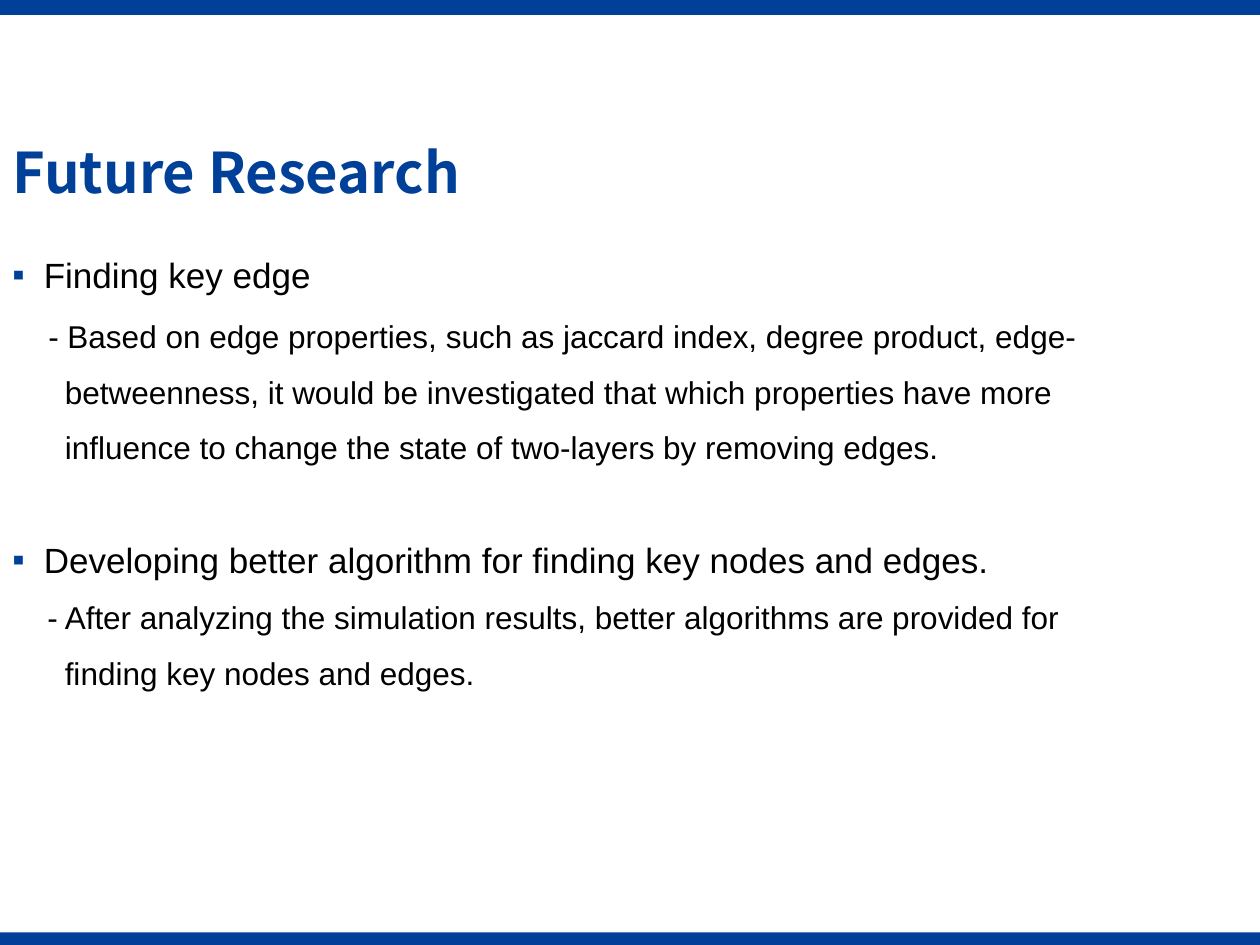
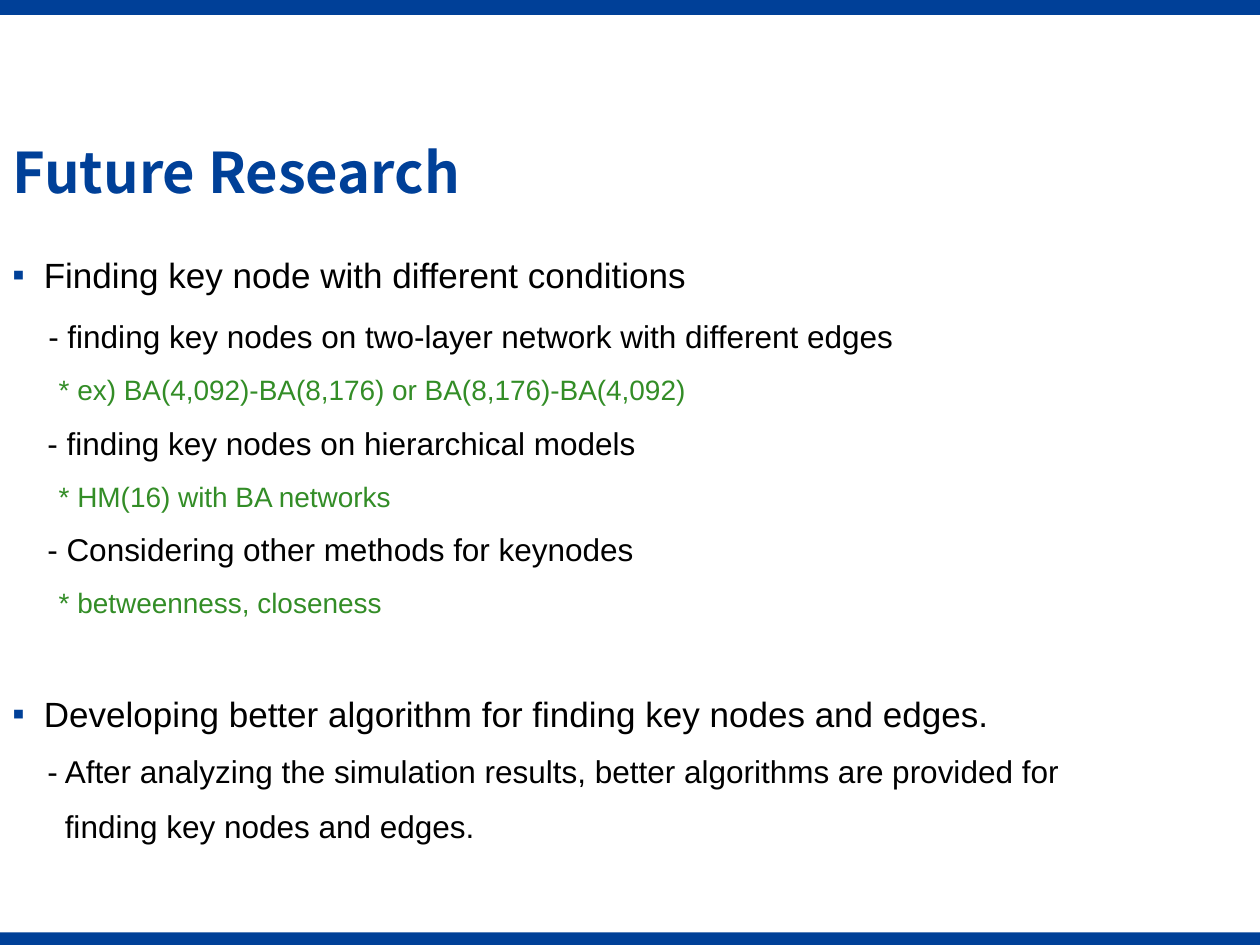
Before and after one commit to leighsix/thesisgit, a slide deck: slide 12 of progress12.pptx. Drawn at 1260x945 pixels with LibreOffice and Linux fonts; fonts in the diff are those of the drawing; background and template pictures are left out. Boxes give left, top, right and bottom in pixels: in the first picture for what was removed or moved away, otherwise in the second. Text is boxed around its words. In the diff, an @@ line names an element or a change of style, - is before the commit and + after.

```diff
--- a/progress12.pptx
+++ b/progress12.pptx
@@ text at <box>44,262,893,617</box>: text changed @@
-▪ Finding key edge
-- Based on edge properties, such as jaccard index, degree product, edge-
-betweenness, it would be investigated that which properties have more
-influence to change the state of two-layers by removing edges.
+▪ Finding key node with different conditions
+- finding key nodes on two-layer network with different edges
+* ex) BA(4,092)-BA(8,176) or BA(8,176)-BA(4,092)
+- finding key nodes on hierarchical models
+* HM(16) with BA networks
+- Considering other methods for keynodes
+* betweenness, closeness
```
Also in this commit, not shown: 1 other slide changed, 4 slides added, 4 slides removed.
